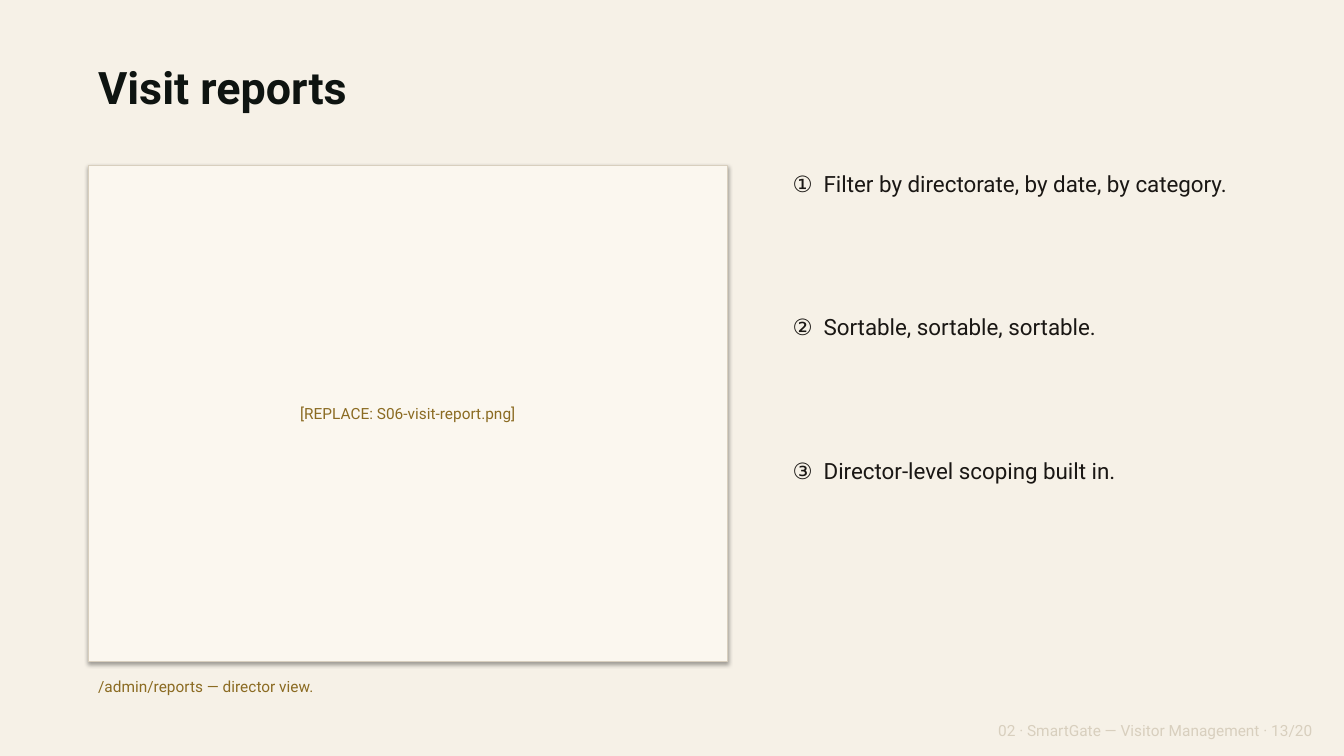
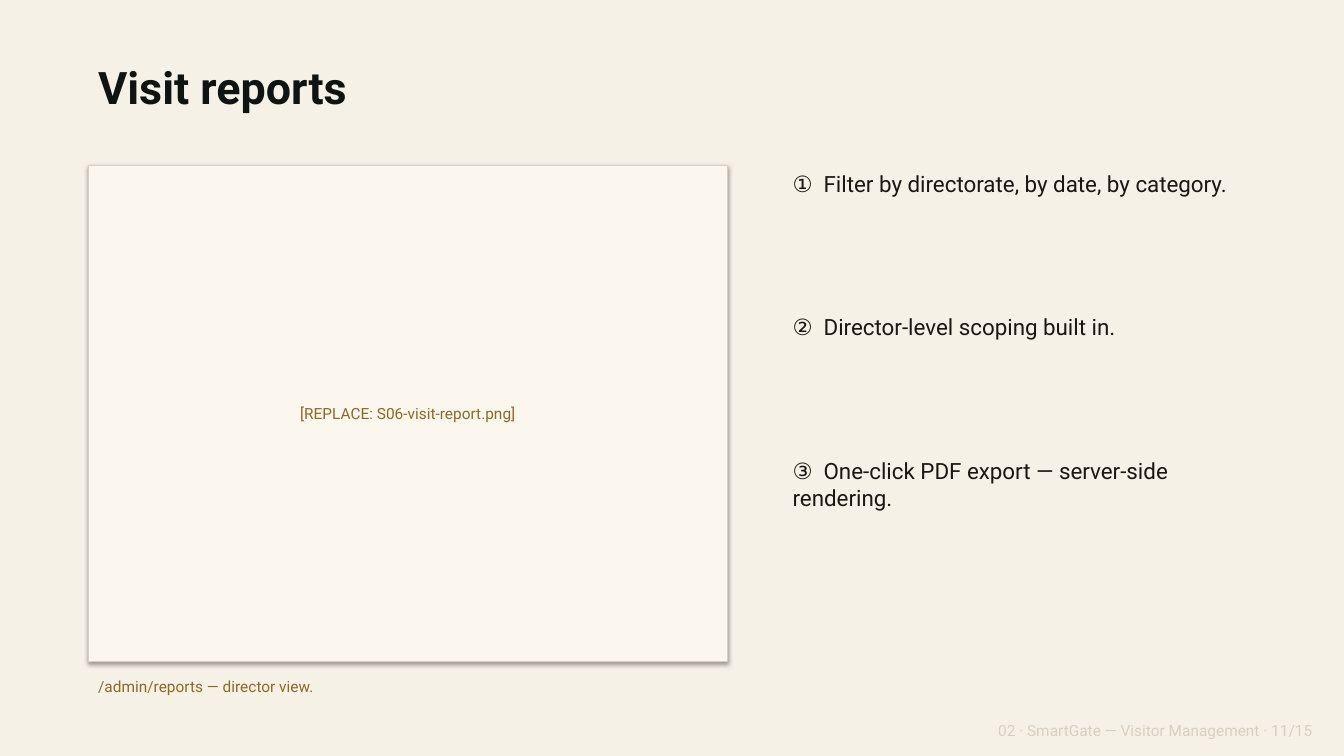
Before and after one commit to ghwmelite-dotcom/OHCS-SmartGate-Staff-Attendance-System, a slide deck: slide 11 of decks/output/02-smartgate-spotlight-v0.pptx (slide 13 before the commit). Drawn at 1344x756 pixels with LibreOffice and Linux fonts; fonts in the diff are those of the drawing. Boxes give left, top, right and bottom in pixels: in the first picture for what was removed or moved away, otherwise in the second. Text is boxed around its words. In the diff, an @@ line names an element or a change of style, - is before the commit and + after.

```diff
--- a/decks/output/02-smartgate-spotlight-v0.pptx
+++ b/decks/output/02-smartgate-spotlight-v0.pptx
@@ text at [793,318,1116,340]: text changed @@
-② Sortable, sortable, sortable.
+② Director-level scoping built in.
@@ text at [793,462,1168,511]: text changed @@
-③ Director-level scoping built in.
+③ One-click PDF export — server-side rendering.
```
Also in this commit, not shown: 11 other slides changed, 5 slides removed, 18 other files.
